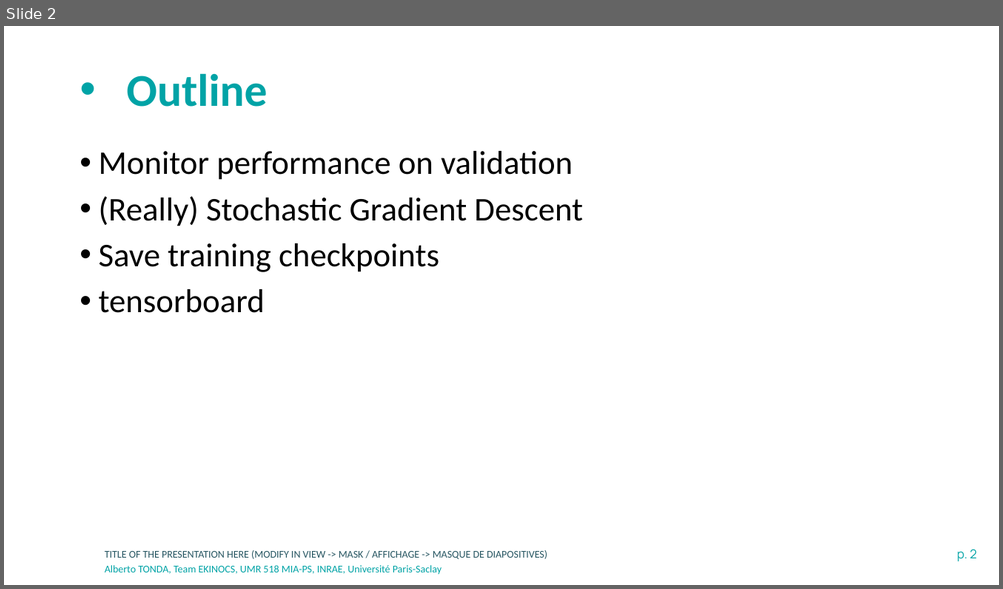
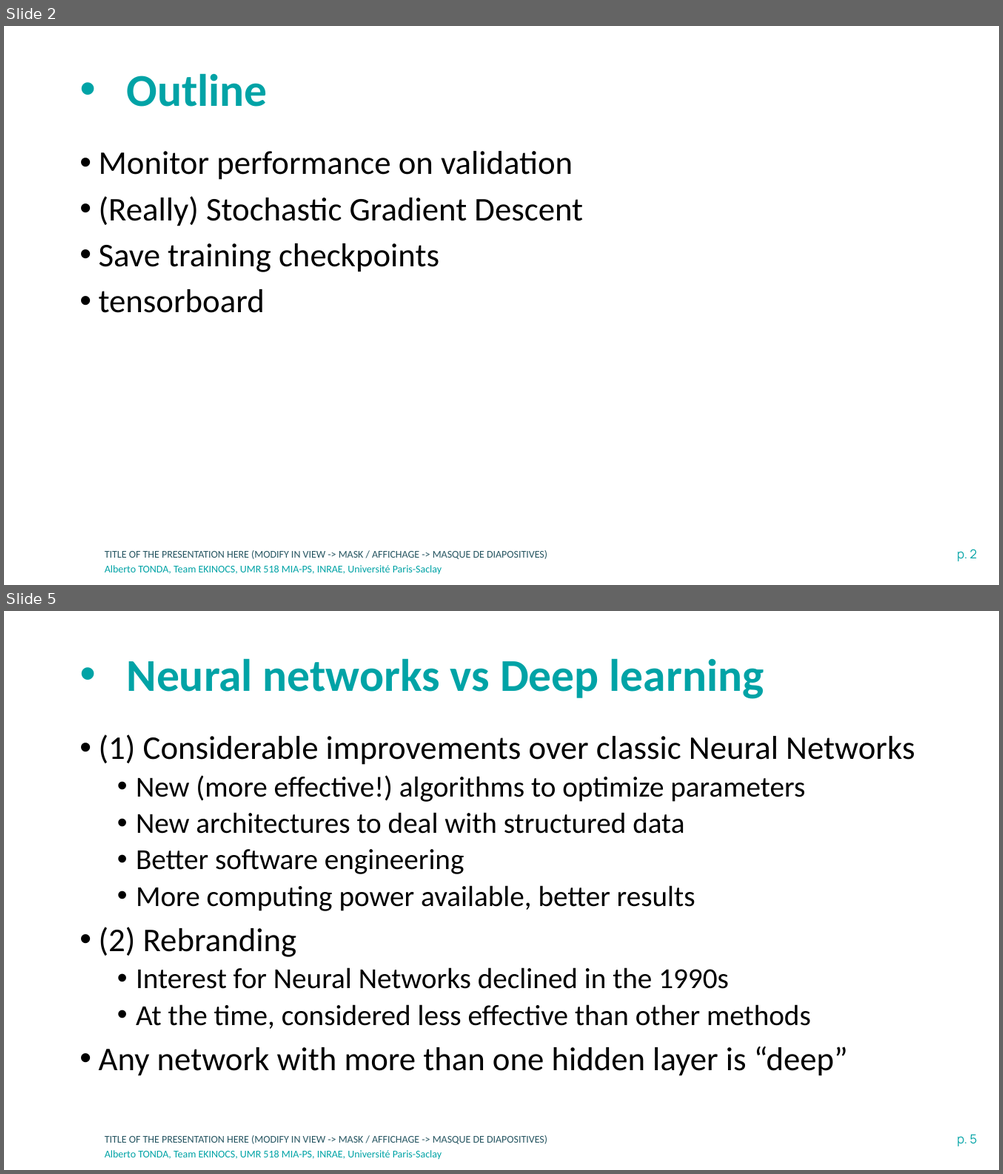
Before and after one commit to albertotonda/teaching, a slide deck: deep-learning-in-practice-with-pytorch/1-intermediate-pytorch.pptx. Shown one above the other, each under a label of ours: slide 2 before the commit, slides 2 and 5 after it; the slides between them are not shown. The pictures are 1003x589 and 1003x1174 pixels, drawn with LibreOffice and Linux fonts; fonts in the diff are those of the drawing; background and template pictures are left out. Boxes give left, top, right and bottom in pixels: in the first picture for what was removed or moved away, otherwise in the second. Text is boxed around its words. In the diff, an @@ line names an element or a change of style, - is before the commit and + after.

```diff
--- a/deep-learning-in-practice-with-pytorch/1-intermediate-pytorch.pptx
+++ b/deep-learning-in-practice-with-pytorch/1-intermediate-pytorch.pptx
@@ slide 5 added at [4,611,999,1170], background #FFFFFF; not listed: 3 template elements that a slide beside it also shows @@
@@ title added at [126,658,764,699], 44 pt, text #00A3A6, bold @@
+• Neural networks vs Deep learning
@@ text added at [99,735,914,1076], 28 pt, text #000000 @@
+• (1) Considerable improvements over classic Neural Networks
+  • New (more effective!) algorithms to optimize parameters
+  • New architectures to deal with structured data
+  • Better software engineering
+  • More computing power available, better results
+• (2) Rebranding
+  • Interest for Neural Networks declined in the 1990s
+  • At the time, considered less effective than other methods
+• Any network with more than one hidden layer is “deep”
```
Also in this commit, not shown: 17 other slides added, 3 other files.
